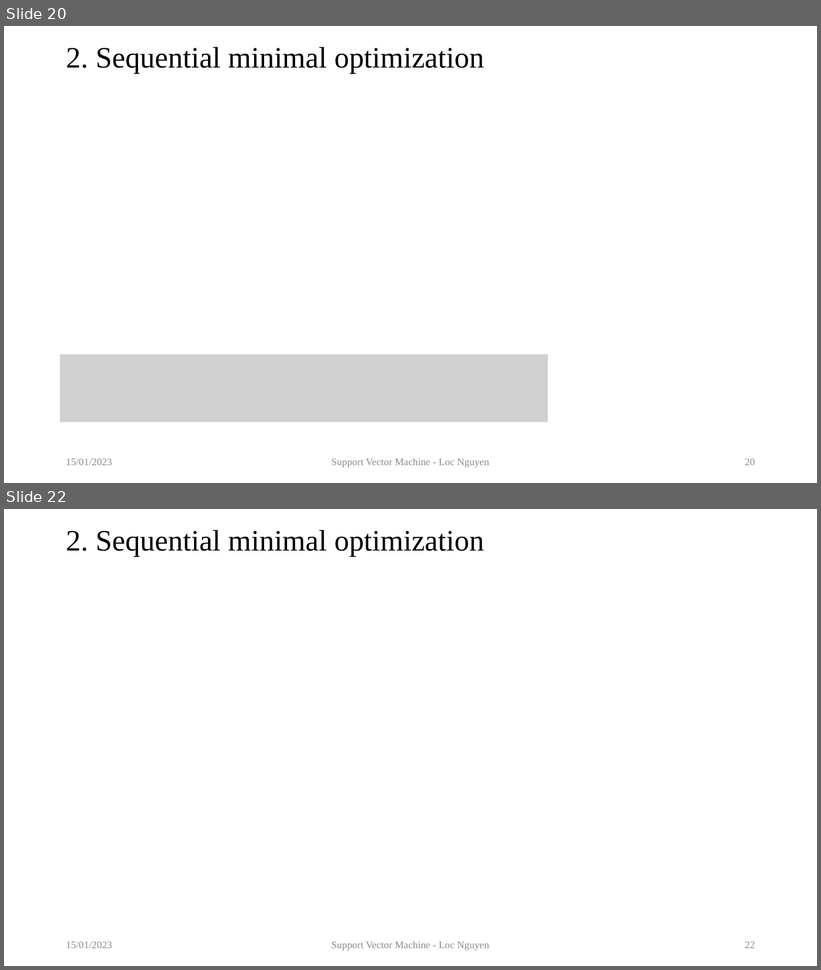
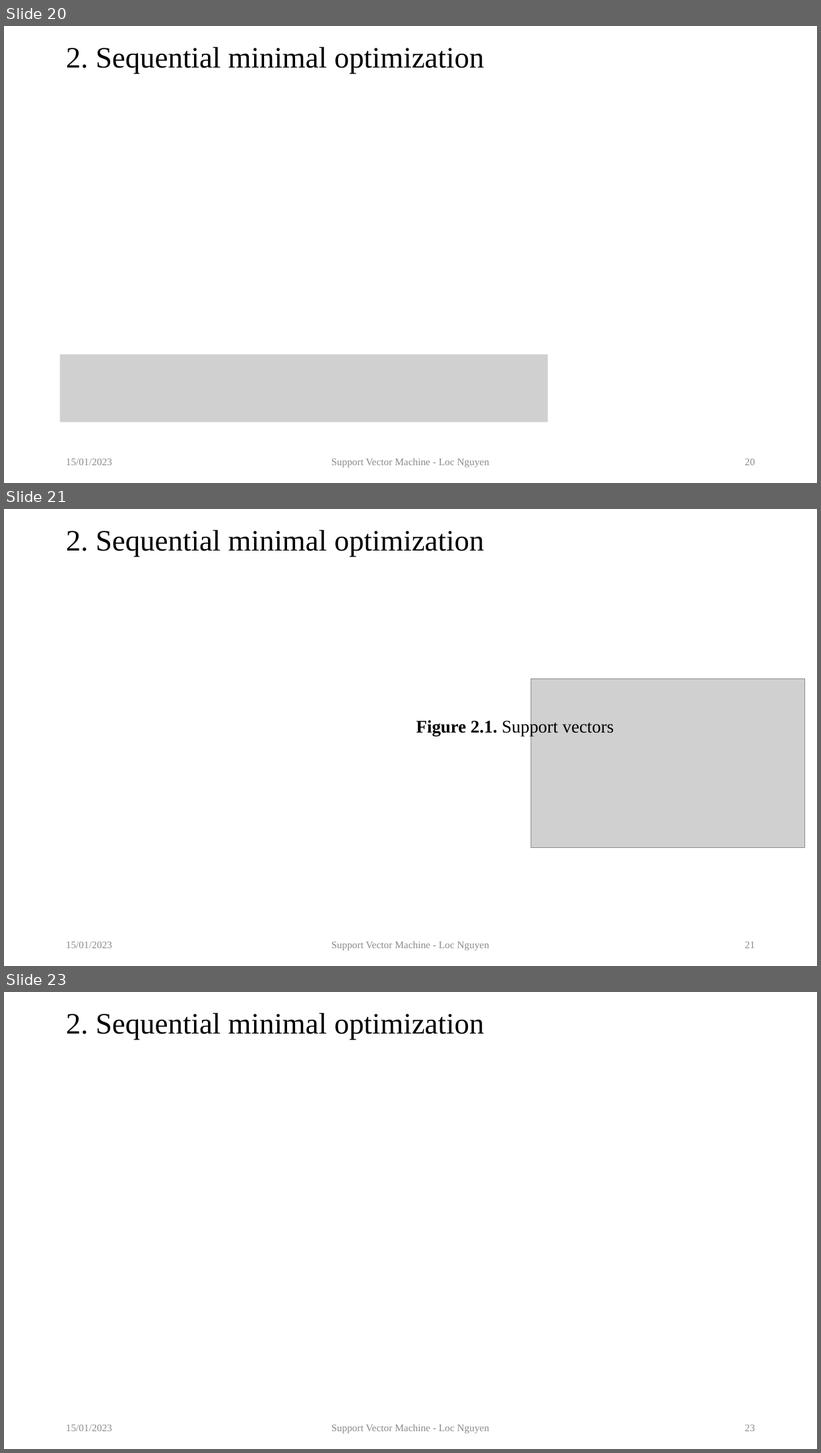
Before and after one commit to sciencepg/global-optimization, a slide deck: 09.TutorialOnSVM/artifact/TutorialOnSVM.pptx. Shown one above the other, each under a label of ours: slides 20 and 22 before the commit, slides 20, 21 and 23 after it; the slides between them are not shown. The pictures are 821x970 and 821x1453 pixels, drawn with LibreOffice and Linux fonts; fonts in the diff are those of the drawing; grey boxes stand for pictures. Boxes give left, top, right and bottom in pixels: in the first picture for what was removed or moved away, otherwise in the second. Text is boxed around its words. In the diff, an @@ line names an element or a change of style, - is before the commit and + after.

```diff
--- a/09.TutorialOnSVM/artifact/TutorialOnSVM.pptx
+++ b/09.TutorialOnSVM/artifact/TutorialOnSVM.pptx
@@ slide 21 added at (4,509,817,966), background #FFFFFF @@
@@ title added at (66,529,484,557), 35 pt, text #000000 @@
+2. Sequential minimal optimization
@@ picture added at (531,679,805,848) @@
@@ text added at (416,719,614,736), 21 pt, text #000000 @@
+Figure 2.1. Support vectors
@@ text added at (66,942,112,949), 12 pt, text #8C8C8C @@
+15/01/2023
@@ text added at (331,941,490,951), 12 pt, text #8C8C8C @@
+Support Vector Machine - Loc Nguyen
@@ page number added at (745,942,755,949), 12 pt, text #8C8C8C @@
+21
@@ what was slide 22 is now slide 23 @@
@@ page number at (745,1425,755,1432): text changed @@
-22
+23
```
Also in this commit, not shown: 4 slides changed, 1 other file.
